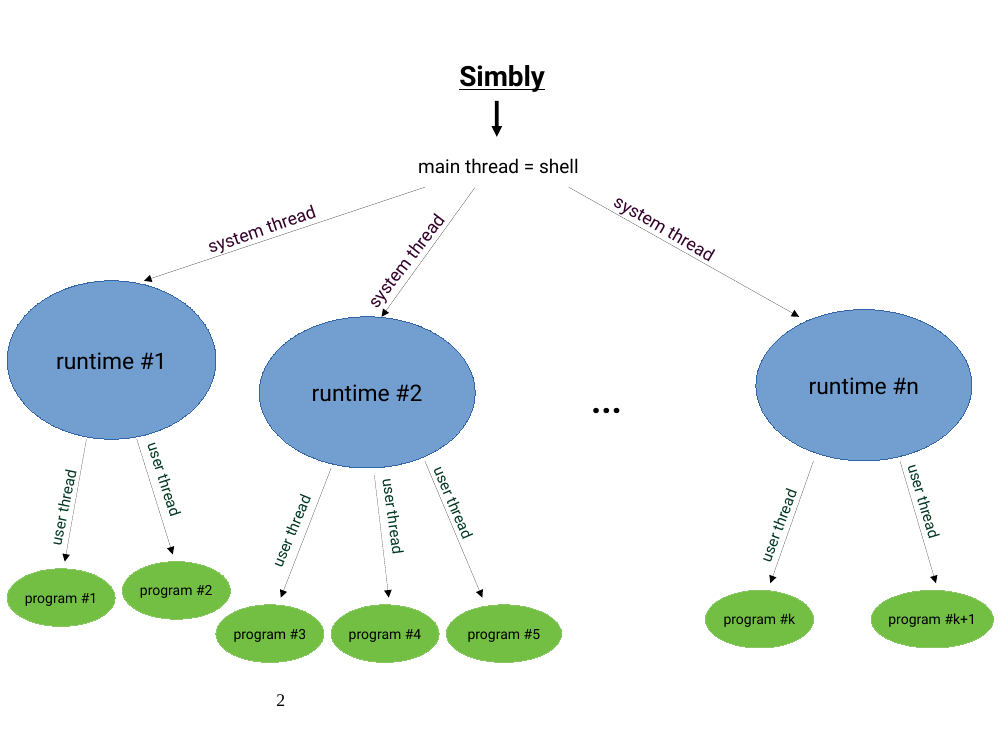
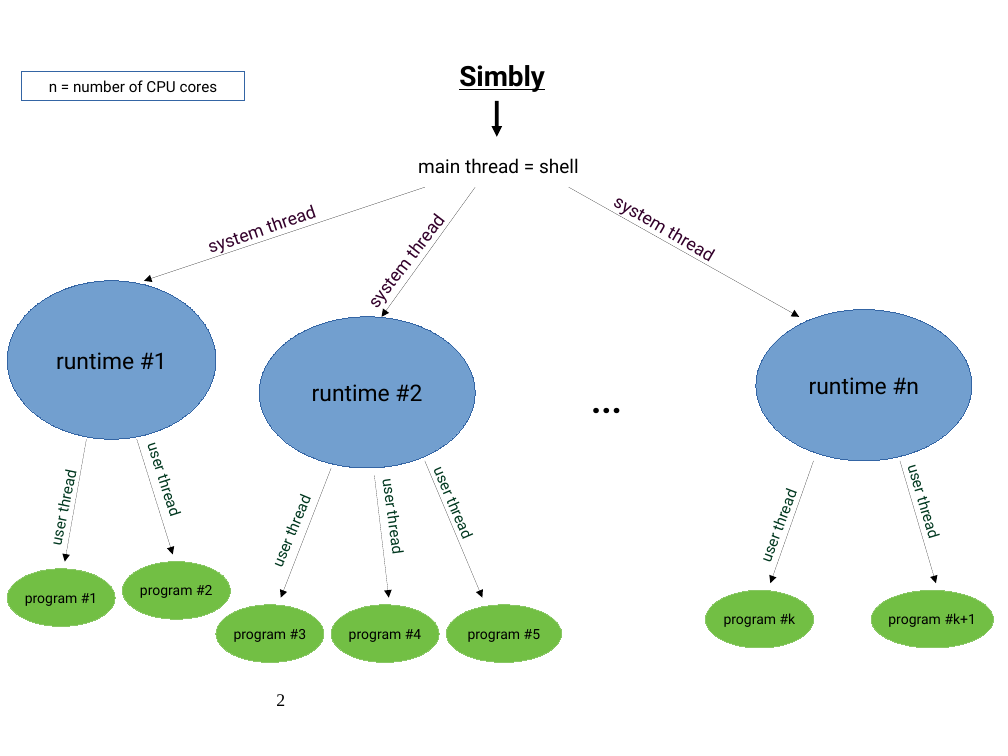
Before and after one commit to Gikoskos/simbly, a slide deck: slide 2 of SimblyPresentation.odp. Drawn at 1008x756 pixels with LibreOffice and Linux fonts; fonts in the diff are those of the drawing. Boxes give left, top, right and bottom in pixels: in the first picture for what was removed or moved away, otherwise in the second. Text is boxed around its words. In the diff, an @@ line names an element or a change of style, - is before the commit and + after.

Commit message:
added optimization flags on release build, clean up presentation

```diff
--- a/SimblyPresentation.odp
+++ b/SimblyPresentation.odp
@@ rectangle added at [22,72,245,101], outline #3465A4 0 pt, 12 pt, text #000000 @@
+n = number of CPU cores
```
Also in this commit, not shown: 2 other files.
